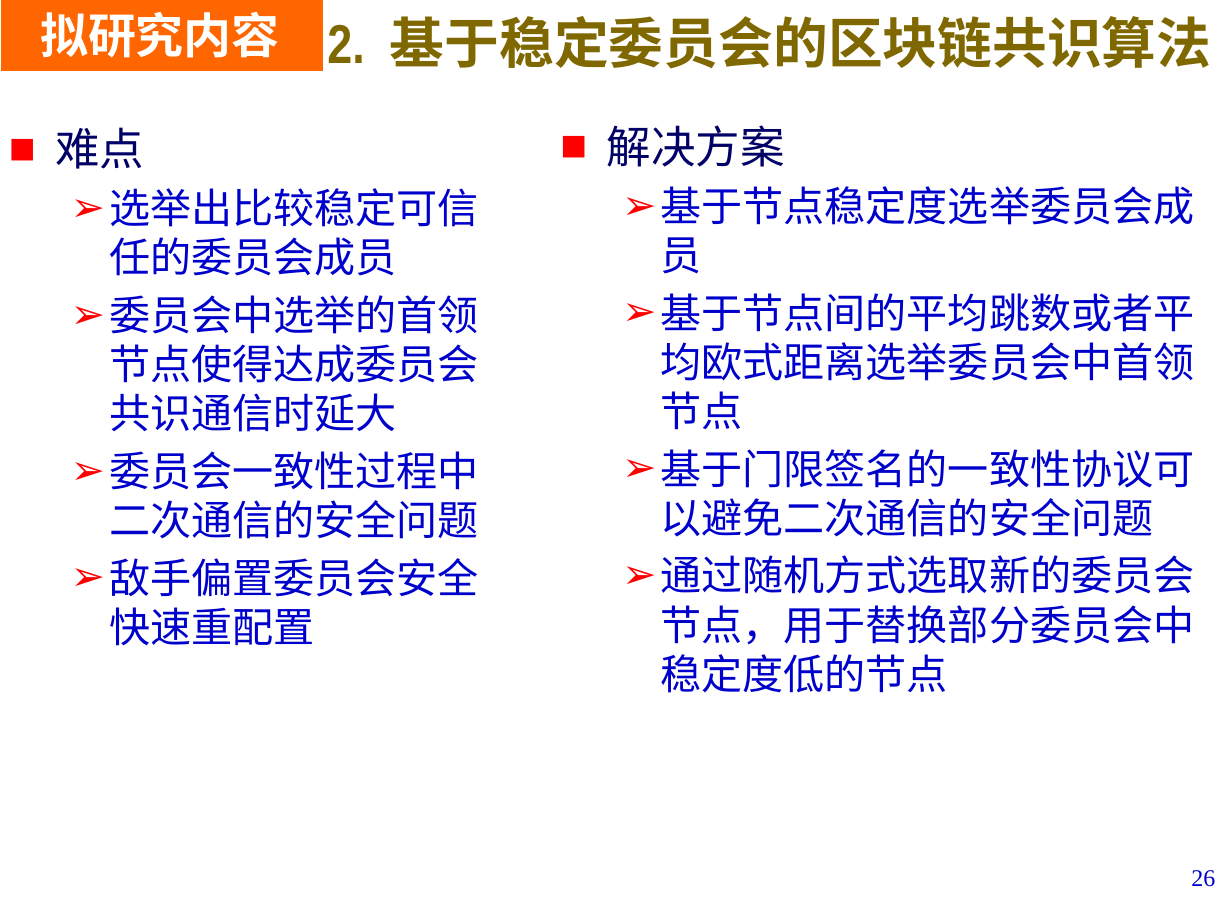
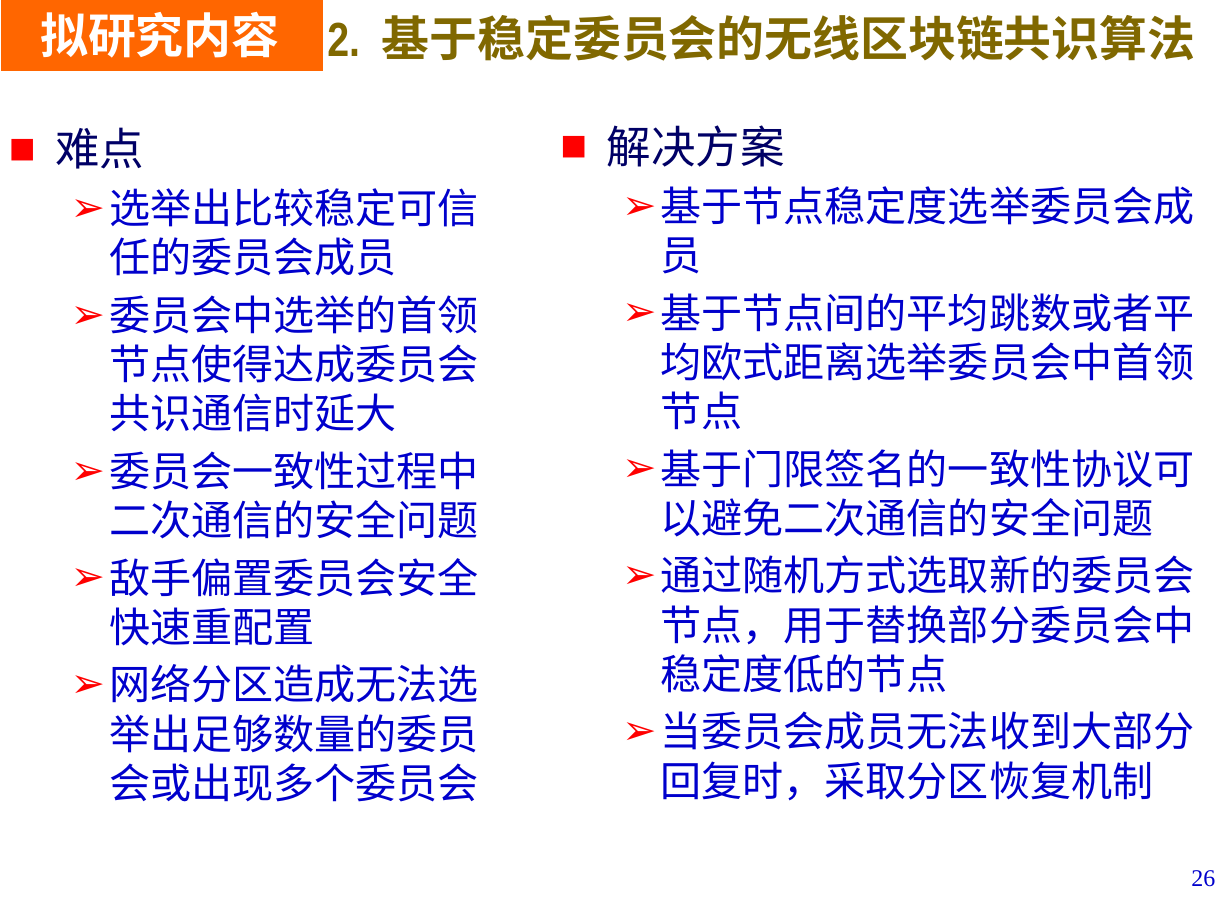
Before and after one commit to LiZhang2021/Blockchain, a slide deck: slide 26 of Doc/PHD_Papers/Thesis Proposal/开题V2.pptx. Drawn at 1232x924 pixels with LibreOffice and Linux fonts; fonts in the diff are those of the drawing; background and template pictures are left out. Boxes give left, top, right and bottom in pixels: in the first picture for what was removed or moved away, otherwise in the second. Text is boxed around its words. In the diff, an @@ line names an element or a change of style, - is before the commit and + after.

```diff
--- a/Doc/PHD_Papers/Thesis Proposal/开题V2.pptx
+++ b/Doc/PHD_Papers/Thesis Proposal/开题V2.pptx
@@ text at <box>327,15,1195,61</box>: text changed; size 32 to 28 pt @@
-2. 基于稳定委员会的区块链共识算法
+2. 基于稳定委员会的无线区块链共识算法
@@ text at <box>109,664,479,802</box>: paragraph added @@
+  ➢ 网络分区造成无法选举出足够数量的委员会或出现多个委员会
@@ text at <box>661,711,1195,801</box>: paragraph added @@
+  ➢ 当委员会成员无法收到大部分回复时，采取分区恢复机制
```
Also in this commit, not shown: 8 other slides changed, 3 other files.
